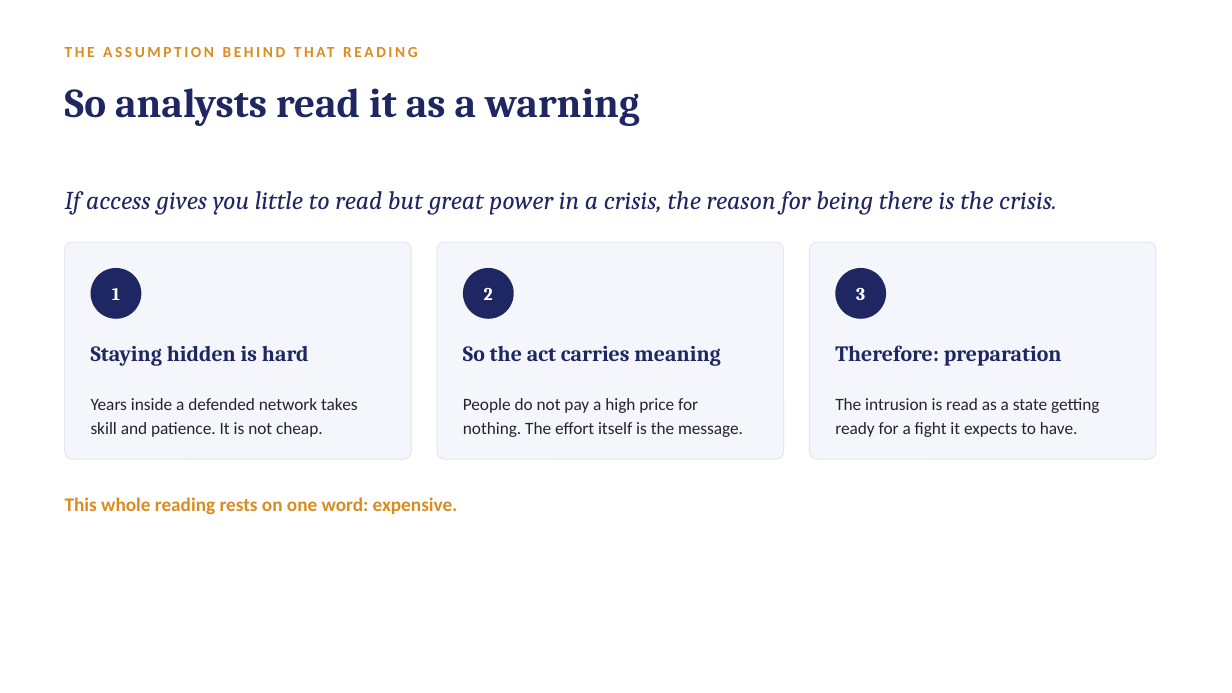
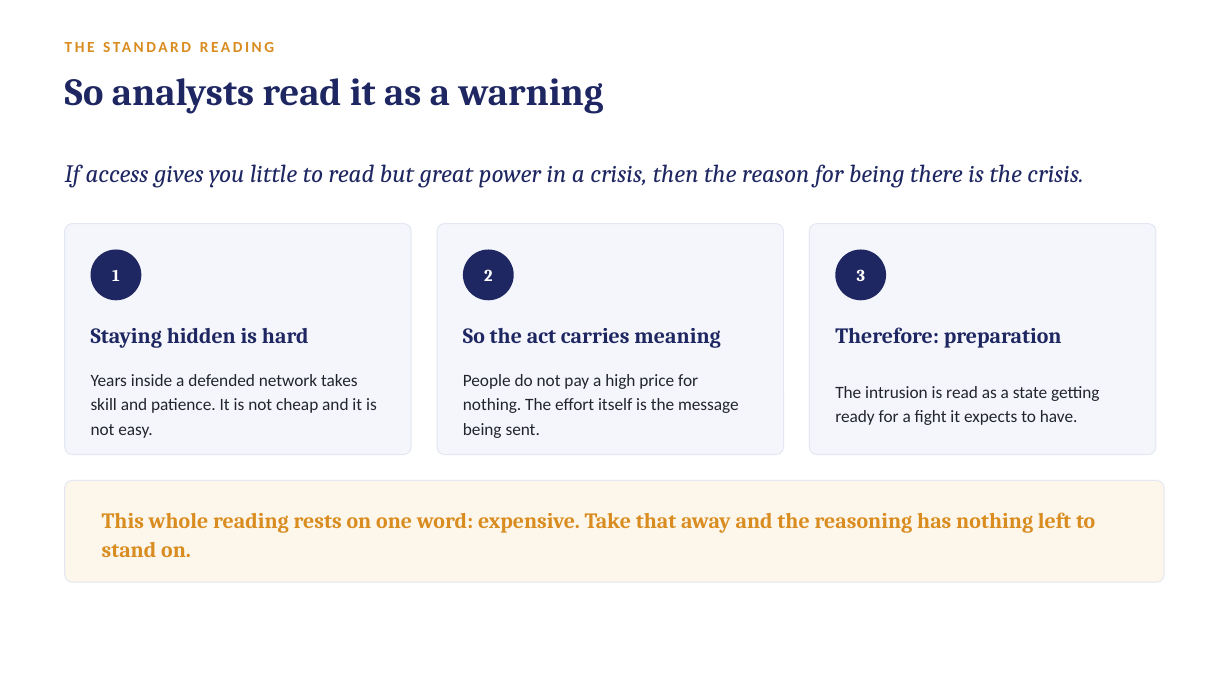
Before and after one commit to s9765fzsv8-cmyk/Claude, a slide deck: slide 5 of deck/price-of-patience.pptx (slide 3 before the commit). Drawn at 1232x693 pixels with LibreOffice and Linux fonts; fonts in the diff are those of the drawing. Boxes give left, top, right and bottom in pixels: in the first picture for what was removed or moved away, otherwise in the second. Text is boxed around its words. In the diff, an @@ line names an element or a change of style, - is before the commit and + after.

```diff
--- a/deck/price-of-patience.pptx
+++ b/deck/price-of-patience.pptx
@@ text at [65, 33, 897, 59]: text changed @@
-THE ASSUMPTION BEHIND THAT READING
+THE STANDARD READING
@@ text "So analysts read it as ..." at [65, 78, 604, 114]: size 32 to 30 pt @@
@@ text at [65, 164, 1083, 188]: text changed; size 20 to 19.5 pt @@
-If access gives you little to read but great power in a crisis, the reason for being there is the crisis.
+If access gives you little to read but great power in a crisis, then the reason for being there is the crisis.
@@ rounded rectangle: place and size @@
-rounded rectangle at [65, 242, 411, 459]
+rounded rectangle at [65, 224, 411, 455]
@@ rounded rectangle: place and size @@
-rounded rectangle at [437, 242, 784, 459]
+rounded rectangle at [437, 224, 784, 455]
@@ proportions changed in 3 elements at [65, 224, 411, 455], [437, 224, 784, 455], [810, 224, 1156, 455] @@
@@ rounded rectangle: place and size @@
-rounded rectangle at [810, 242, 1156, 459]
+rounded rectangle at [810, 224, 1156, 455]
@@ 6 texts, 3 ellipses: place and size @@
-6 texts, 3 ellipses at [91, 268, 1062, 366]
+6 texts, 3 ellipses at [91, 250, 1062, 348]
@@ size 14 to 13 pt in 3 elements at [112, 270, 120, 281], [484, 269, 492, 281], [857, 269, 865, 281] @@
@@ text "The intrusion is read as ...": place and size @@
-text "The intrusion is read as ..." at [835, 398, 1099, 437]
+text "The intrusion is read as ..." at [835, 386, 1099, 425]
@@ text at [91, 374, 377, 438]: text changed @@
-Years inside a defended network takes skill and patience. It is not cheap.
+Years inside a defended network takes skill and patience. It is not cheap and it is not easy.
@@ text at [463, 374, 739, 438]: text changed @@
-People do not pay a high price for nothing. The effort itself is the message.
+People do not pay a high price for nothing. The effort itself is the message being sent.
@@ rounded rectangle added at [65, 481, 1165, 582], fill #FDF6EA, outline #E2E7F2 0.75 pt @@
@@ text at [102, 512, 1095, 557]: text changed; size 15 to 17 pt; font Calibri to Cambria @@
-This whole reading rests on one word: expensive.
+This whole reading rests on one word: expensive. Take that away and the reasoning has nothing left to stand on.
```
Also in this commit, not shown: 8 other slides changed, 3 slides added, 1 slide removed, 1 other file.
